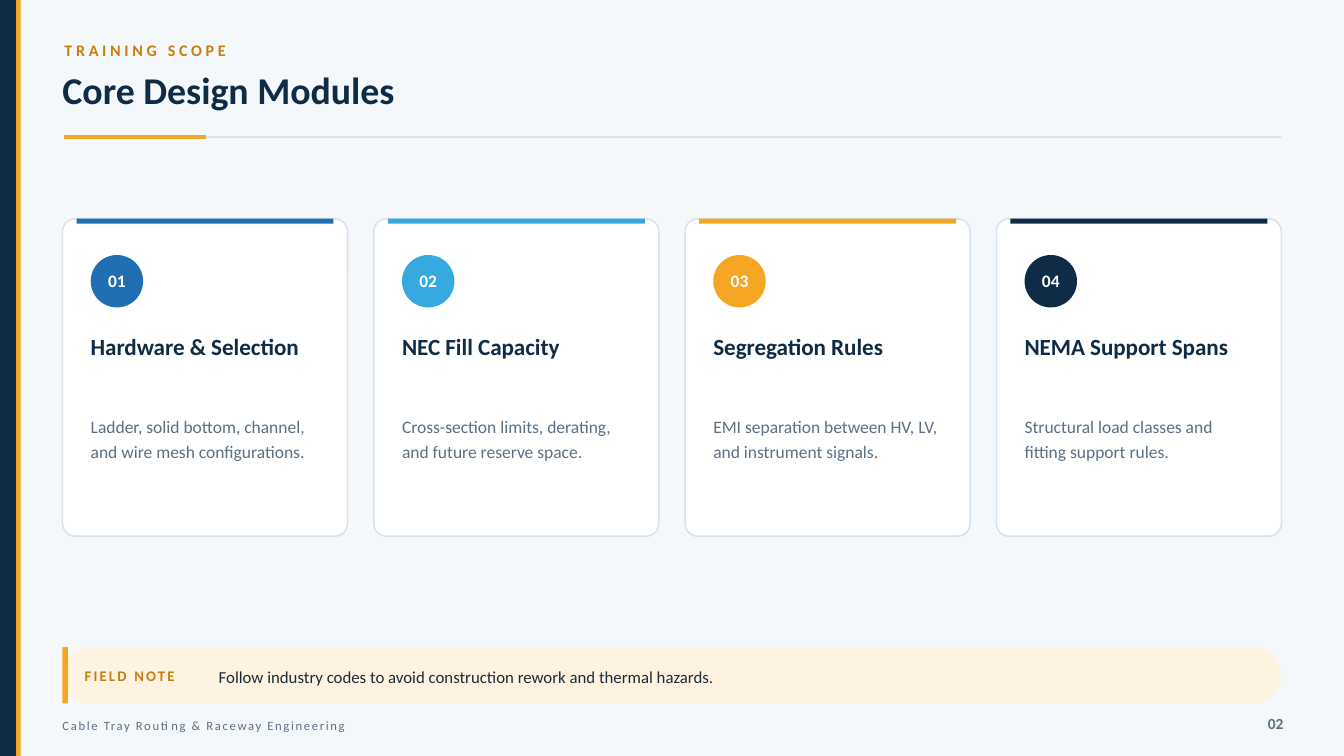
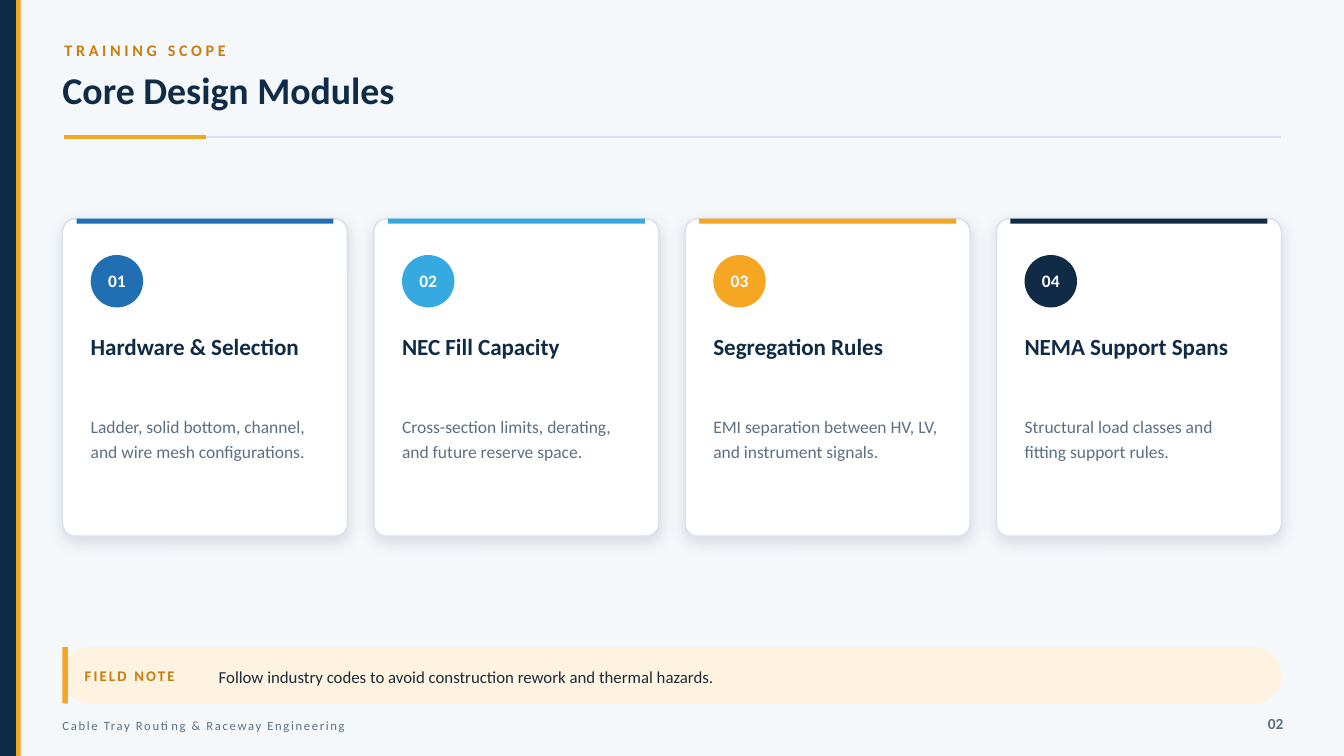
Before and after one commit to aarav-choudhary-pro/School-work-, a slide deck: slide 2 of ppt-studio/build/CableTray_Redesign.pptx. Drawn at 1344x756 pixels with LibreOffice and Linux fonts; fonts in the diff are those of the drawing. Boxes give left, top, right and bottom in pixels: in the first picture for what was removed or moved away, otherwise in the second. Text is boxed around its words. In the diff, an @@ line names an element or a change of style, - is before the commit and + after.

```diff
--- a/ppt-studio/build/CableTray_Redesign.pptx
+++ b/ppt-studio/build/CableTray_Redesign.pptx
@@ shadow on in 4 elements at <box>63,219,348,536</box>, <box>374,219,659,536</box>, <box>686,219,971,536</box>, <box>996,219,1281,536</box> @@
```
Also in this commit, not shown: 11 other slides changed, 9 other files.
